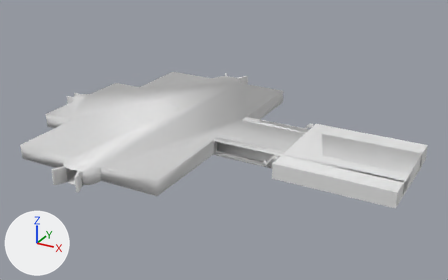
Before and after pictures for a commit that changed the Blender file Museum/pack_with_basic_texturing/pack_with_basic_texturing.blend.
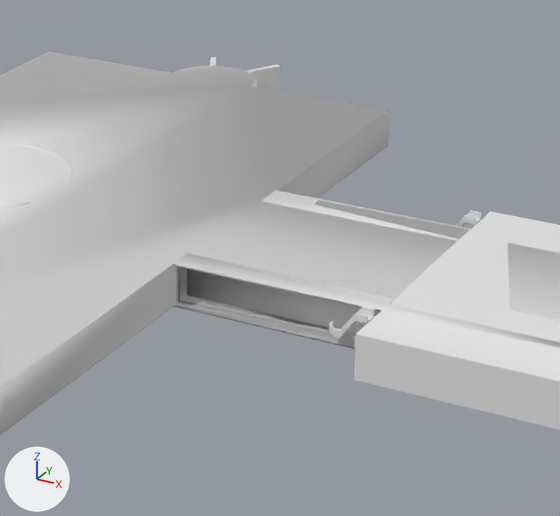
There are two pictures of each version: one whole from a camera (50 mm lens) standing at (959.0, -944.0, 534.0) and looking at (370.0, 125.0, 0.0), one close up on the part from 35% to 76% of the width and 20% to 80% of the height. Lighting does not change. The marker at lower left points along +X, +Y and +Z.

The scene before the commit, as lines of its bpy script (objects in view):
```python
ob_outer_body = bpy.data.objects.new('outer body', me_wall)
ob_outer_body.parent = ob_floor
ob_outer_body.location = (11.65, 188.0, 0.0)
ob_slab = bpy.data.objects.new('Slab', me_slab)
ob_slab.location = (-13.8, 0.0, 30.3)
ob_stair_001 = bpy.data.objects.new('Stair.001', me_stair_001)
ob_stair_001.location = (512.2, 49.9, 0.5)
ob_stair_001.rotation_euler = (0.0, 0.0, -3.126)  # degrees (0, 0, -179)
# me_wall
# before: 56 (400.0, 50.0, 0.0), 59 (550.0, 50.0, 0.0), 60 (550.0, 200.0, 0.0), 63 (400.0, 200.0, 0.0), 447 (550.0, 235.0, 0.0)
# before: 448 (550.0, 235.0, 30.0), 451 (550.0, 12.0, 0.0), 452 (550.0, 12.0, 30.0)
```
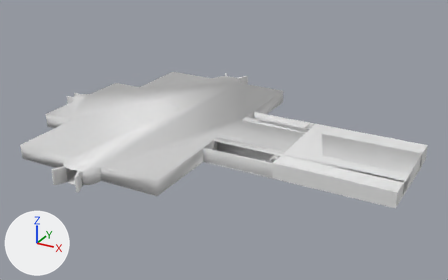
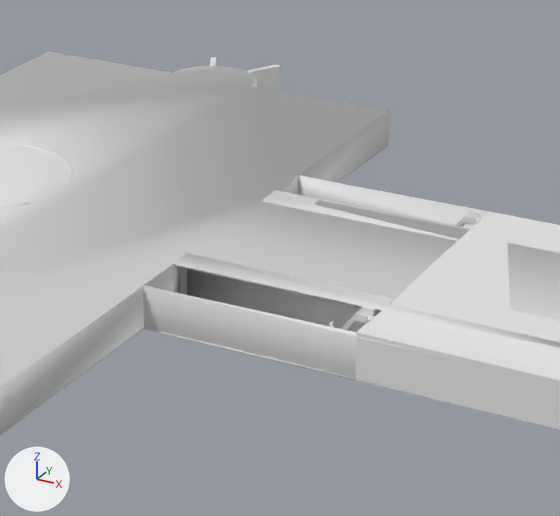
What differs and where, as boxes (x1, y1, x2, y2) in the close-ups (560 x 516 px):
part 1 of me_wall, added: after (143, 175, 489, 380)

Diff of the bpy script that builds the scene:
```diff
--- a/Museum/pack_with_basic_texturing/pack_with_basic_texturing.blend.py
+++ b/Museum/pack_with_basic_texturing/pack_with_basic_texturing.blend.py
@@ me_wall @@
 me_wall.from_pydata(...)  # 503 vertices, 172 faces; spans x -38.0..783.0, y -207.0..462.0, z 0.0..31.0
 # used by ob_outer_body; parent = ob_floor; location = (11.65, 188.0, 0.0)
 # verts and faces of me_wall; kept vertices keep their numbers, new ones are numbered from 503
+# me_wall part 1
+verts[503] = (404.0, 235.0, 0.0)
+verts[504] = (400.0, 235.0, 0.0)
+verts[505] = (400.0, 12.0, 0.0)
+for new, old in zip([506, 507, 508], [503, 504, 505]): verts[new] = verts[old] + (0.0, 0.0, 30.0)
+verts[509] = (550.0, 236.0, 0.0)
+verts[510] = (400.0, 236.0, 0.0)
+verts[511] = (400.0, 11.0, 0.0)
+verts[512] = (550.0, 11.0, 0.0)
+faces += [(447, 503, 506, 448), (503, 504, 507, 506), (451, 452, 508, 505), (60, 509, 510, 63), (56, 511, 512, 59)]  # mat_wall2_outside (its picture is missing)
 me_wall.materials.append(mat_wall2_outside)
```
